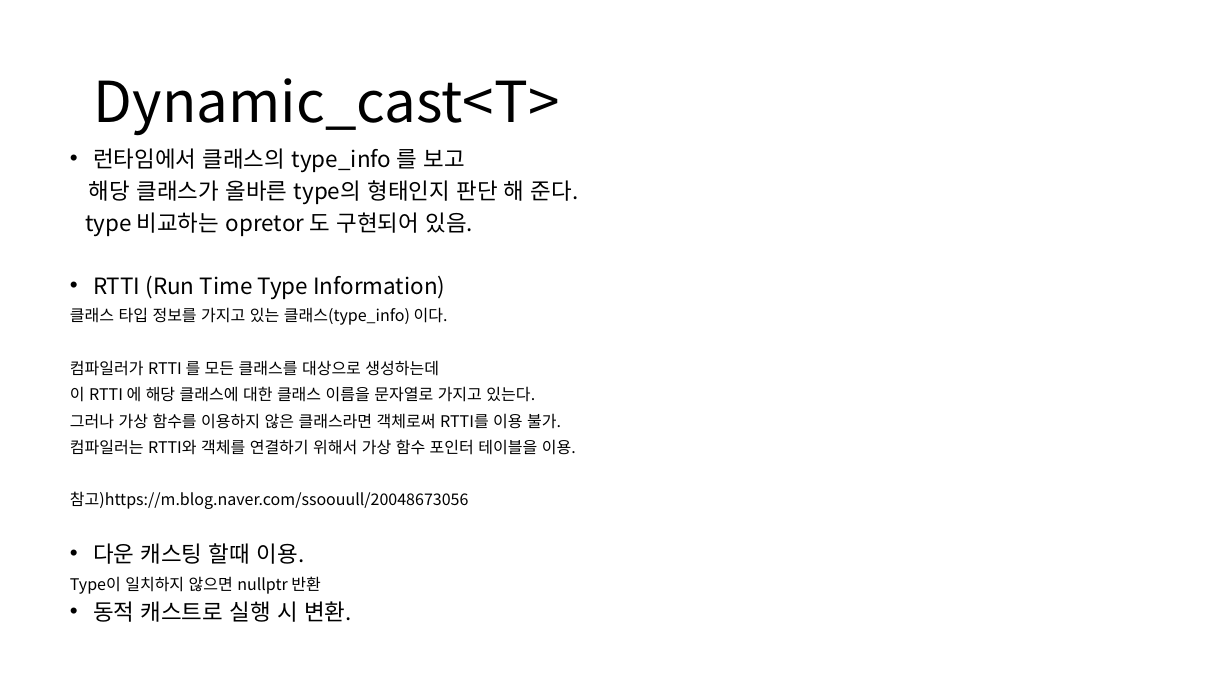
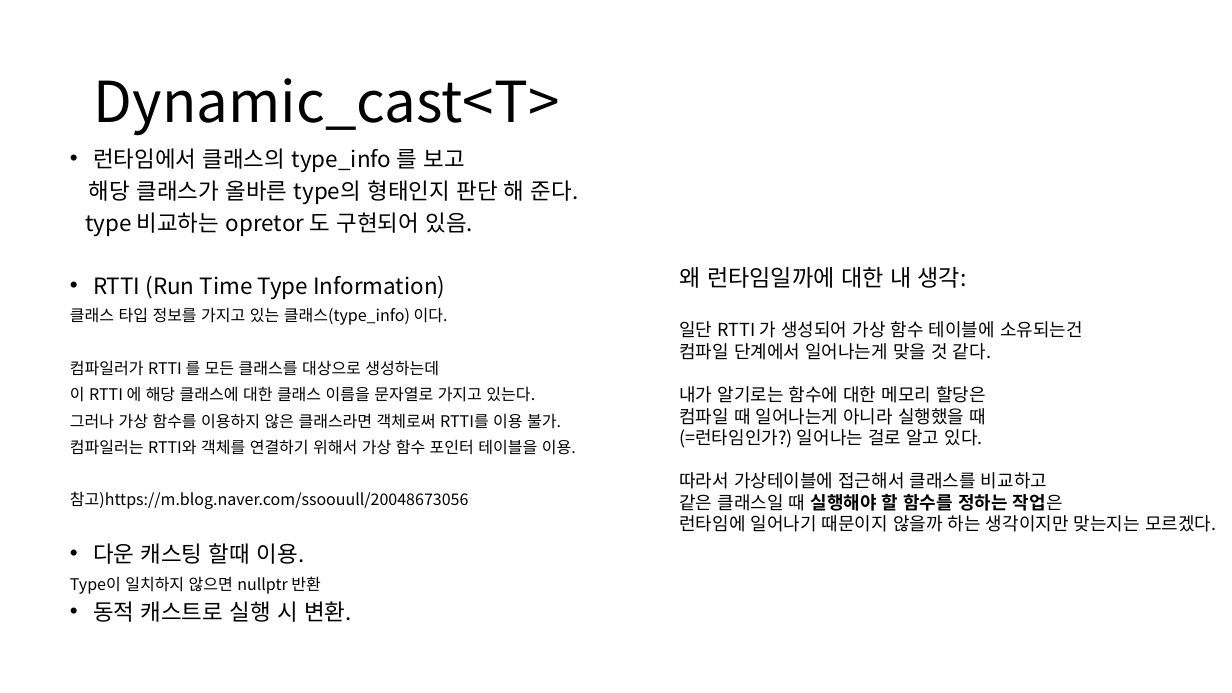
Before and after one commit to roka0105/Team.Yggdrasil_Server, a slide deck: slide 9 of 심화학기 발표자료/가상함수와 dynamic_cast.pptm. Drawn at 1232x693 pixels with LibreOffice and Linux fonts; fonts in the diff are those of the drawing. Boxes give left, top, right and bottom in pixels: in the first picture for what was removed or moved away, otherwise in the second. Text is boxed around its words. In the diff, an @@ line names an element or a change of style, - is before the commit and + after.

```diff
--- a/심화학기 발표자료/가상함수와 dynamic_cast.pptm
+++ b/심화학기 발표자료/가상함수와 dynamic_cast.pptm
@@ text added at [679, 267, 1217, 532], 14 pt, text #000000 @@
+왜 런타임일까에 대한 내 생각:
+일단 RTTI 가 생성되어 가상 함수 테이블에 소유되는건
+컴파일 단계에서 일어나는게 맞을 것 같다.
+내가 알기로는 함수에 대한 메모리 할당은
+컴파일 때 일어나는게 아니라 실행했을 때
+(=런타임인가?) 일어나는 걸로 알고 있다.
+따라서 가상테이블에 접근해서 클래스를 비교하고
+같은 클래스일 때 실행해야 할 함수를 정하는 작업은
+런타임에 일어나기 때문이지 않을까 하는 생각이지만 맞는지는 모르겠다.
```
Also in this commit, not shown: 4 other slides changed.
